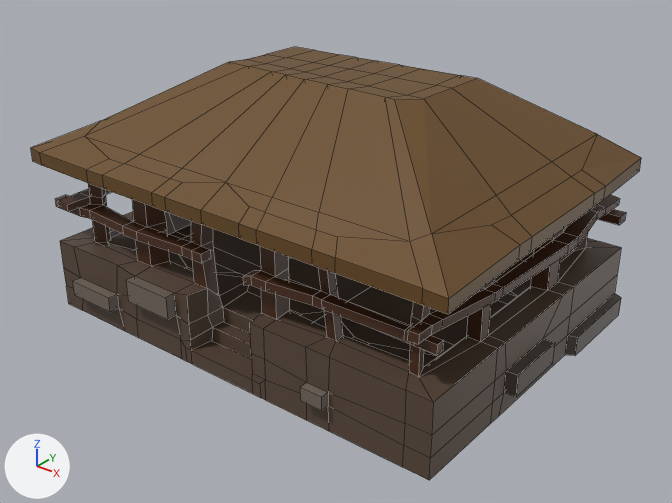
The Blender file SourceAssets/Houses/NativeHouse1/NativeHouse.blend, before and after one commit.
Before and after are seen from a 50 mm lens placed at (1.644, -2.064, 1.478), pointed at (0.048, -0.069, 0.241). Every picture has the same lights, and +X, +Y and +Z are marked at lower left. The first picture is the older version. Mesh edges are drawn as thin lines.

Before the edit, the objects in view are built like this:
```python
me_plane_002 = bpy.data.meshes.new('Plane.002')
me_plane_002.from_pydata(...)  # 888 vertices, 943 faces; spans x -1.08..1.07, y -1.07..1.1, z 0.0..1.48
me_plane_002.materials.append(mat_material_002)  # picture img_colorpalette_png_002
ob_plane_002 = bpy.data.objects.new('Plane.002', me_plane_002)
ob_plane_002.location = (0.002, 0.0, 0.0)
ob_plane_002.scale = (0.702, 0.529, 0.529)
```
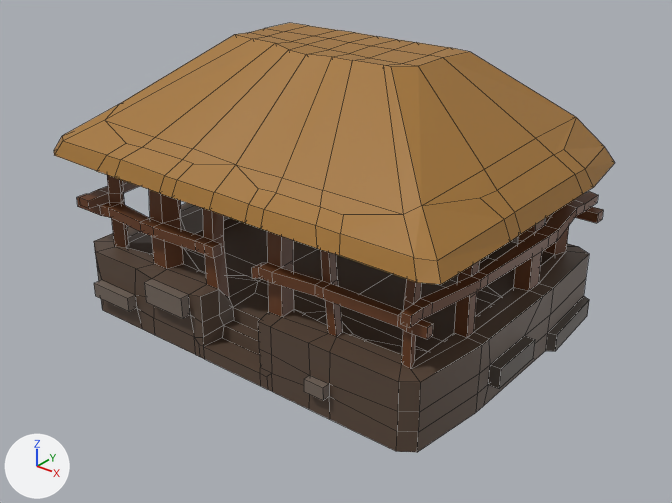
Commit message: Change native house scale

Location of each change, [x1, y1, x2, y2] in pixels of the pictures (672 x 503 px; the box of a moved part takes in the faces that stretch with it):
```json
{"object": "Plane.002", "change": "reshaped, surface changed, rescaled", "before": [31, 47, 641, 480], "after": [54, 23, 615, 452], "on screen": "8% narrower"}
{"part": 1, "of": "me_plane_002", "change": "moved or reshaped", "before": [31, 47, 641, 480], "after": [54, 23, 615, 452]}
{"part": 2, "of": "me_plane_002", "change": "surface changed", "before": [31, 47, 641, 480], "after": [54, 23, 615, 452]}
```

Scene script edits in JSON lines:
```json
{"block": "me_plane_002", "where": "# used by ob_plane_002; location = (0.002, 0.0, 0.0); scale = (0.702, 0.529, 0.529)"}
{"op": "remove", "block": "me_plane_002", "code": "me_plane_002.from_pydata(...)  # 888 vertices, 943 faces; spans x -1.08..1.07, y -1.07..1.1, z 0.0..1.48"}
{"op": "add", "block": "me_plane_002", "code": "me_plane_002.from_pydata(...)  # 888 vertices, 943 faces; spans x -1.12..1.1, y -1.11..1.1, z 0.0..1.76"}
{"block": "me_plane_002", "change": "me_plane_002 part 1: 600 of 888 vertices moved; they spanned x -1.08..1.07, y -1.07..1.06, z 0.0..1.48 and now span x -1.12..1.1, y -1.11..1.07, z 0.0..1.76; mean shift (0.0, 0.0, 0.13); largest move (-0.46, 0.34, 1.45) -> (-0.49, 0.31, 1.74)"}
{"block": "me_plane_002", "change": "me_plane_002 part 2: texture (UV) coordinates of 913 of 943 faces, centred in x -1.08..1.06, y -1.07..1.08, z 0.0..1.47, changed; they spanned u 0.14..0.6, v 0.45..0.77 and now span u 0.13..0.6, v 0.44..0.77"}
{"op": "set", "path": "ob_plane_002.scale", "old": "(0.702, 0.529, 0.529)", "new": "(0.647, 0.487, 0.487)"}
```
